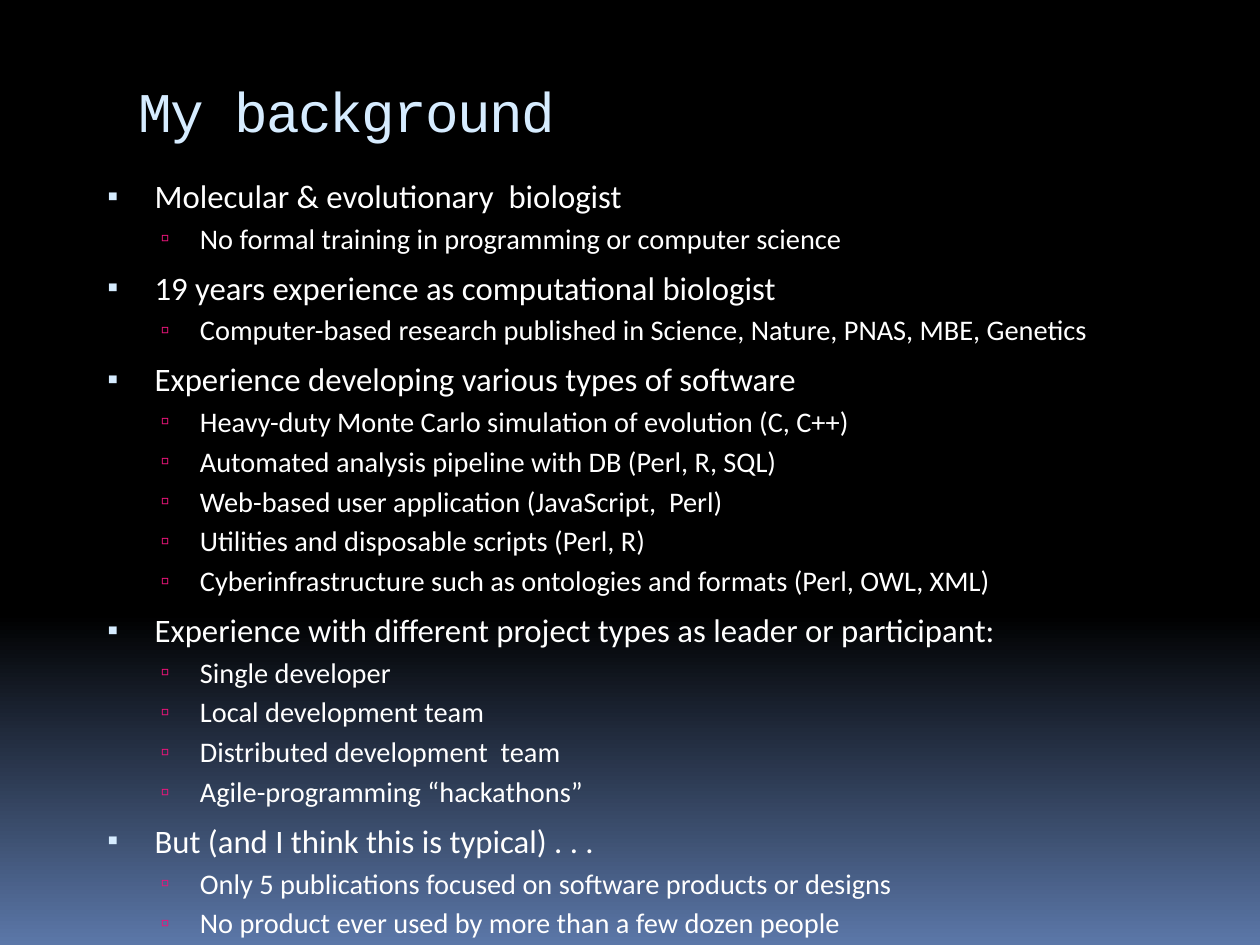
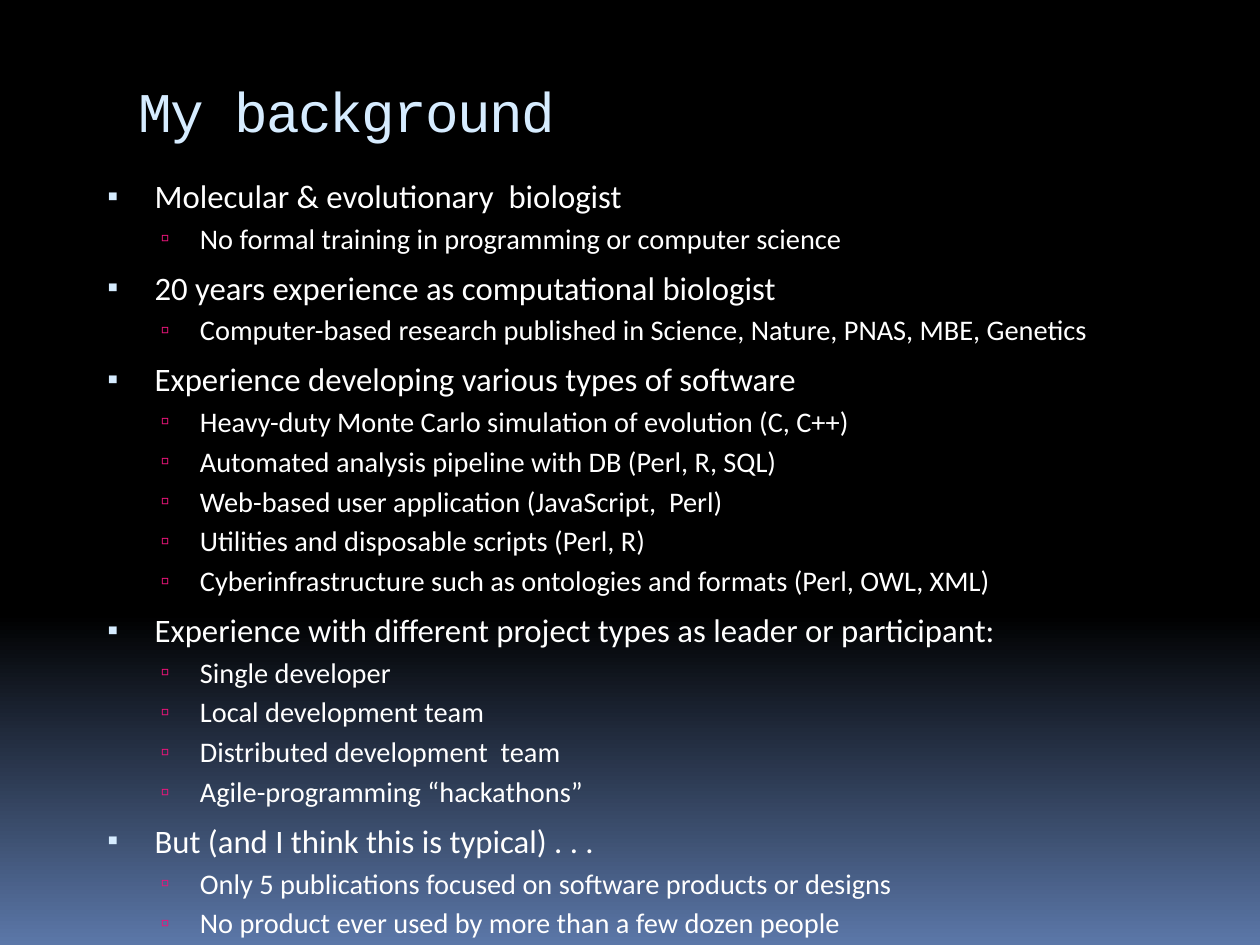
Before and after one commit to arlin/arlin.github.com, a slide deck: slide 2 of CBMG688P_Lab14/best_practices_bisi648b.pptx. Drawn at 1260x945 pixels with LibreOffice and Linux fonts; fonts in the diff are those of the drawing. Boxes give left, top, right and bottom in pixels: in the first picture for what was removed or moved away, otherwise in the second. Text is boxed around its words. In the diff, an @@ line names an element or a change of style, - is before the commit and + after.

```diff
--- a/CBMG688P_Lab14/best_practices_bisi648b.pptx
+++ b/CBMG688P_Lab14/best_practices_bisi648b.pptx
@@ text at (x1=155, y1=277, x2=776, y2=306): text changed @@
-▪ 19 years experience as computational biologist
+▪ 20 years experience as computational biologist
```
Also in this commit, not shown: 3 other slides changed, 1 slide added, 1 other file.
